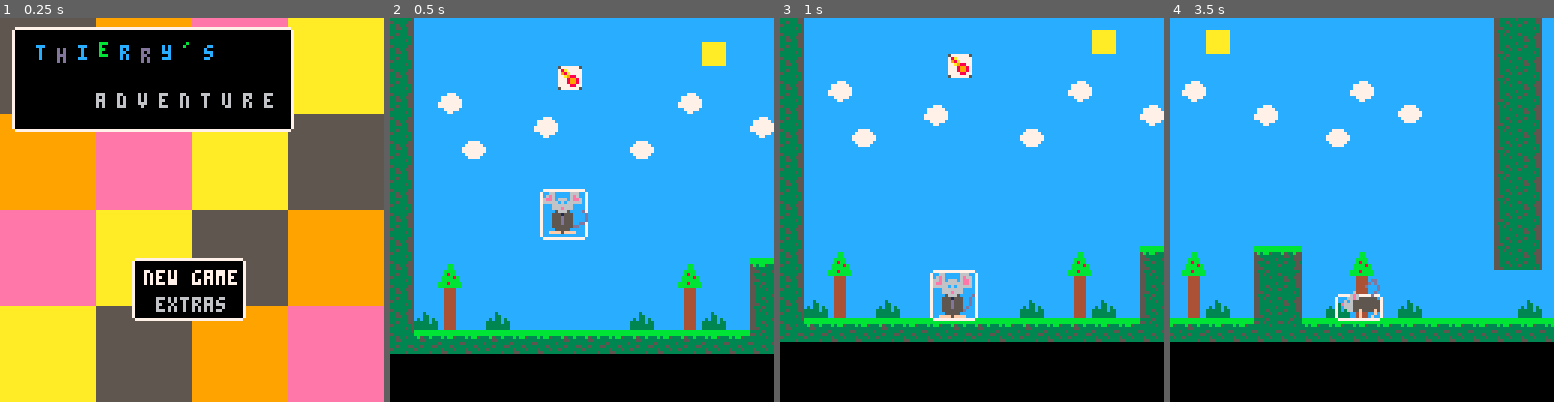
Above: before the commit, frames 1-4 (left to right).
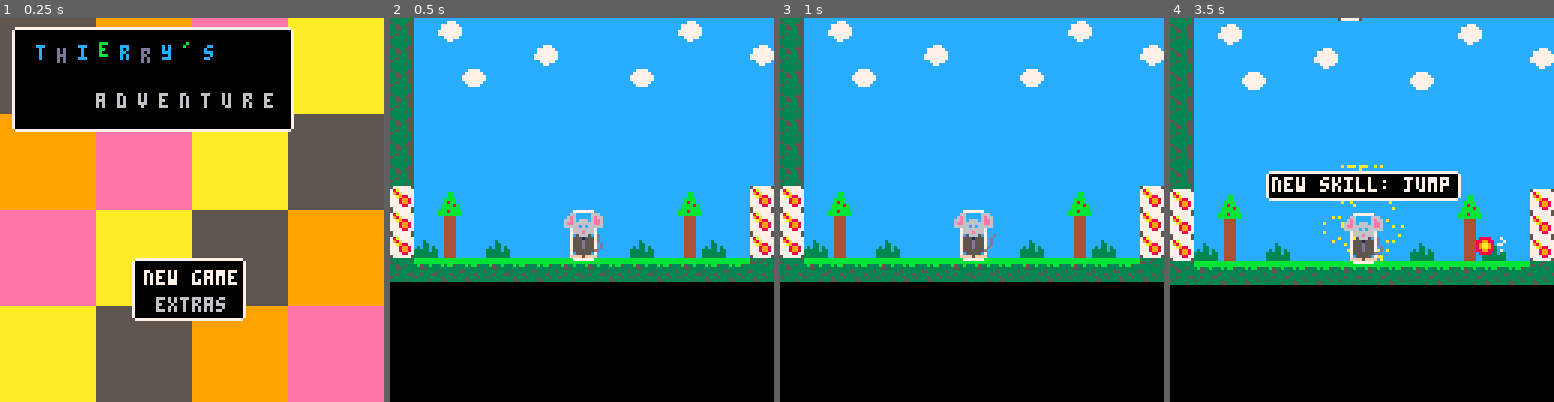
Above: after the commit, the same moments.

Repository: Theo-Fafet/ludum-dare-45
Game: PICO-8 cartridge ludum-dare-45.p8
Two runs of this game, one before a commit and one after it. Both use one fixed random seed, a clock stepped at 60 frames per second and the inputs below.
Inputs:
- Up to frame 1 (0.25 s): no input
- Up to frame 2 (0.5 s): tap X (X key) at 0.33 s
- Up to frame 3 (1 s): tap O (Z key) at 0.7 s
- Up to frame 4 (3.5 s): tap X (X key) at 1.07, 1.85, 2.97 s; hold Right 1.6-2.1 s; tap O (Z key) every 0.4 s from 1.7 to 3.3 s; hold Up 2.15-2.42 s; hold Right 2.47-3.03 s; hold Left from 3.08 s (still down)

Frame 1 is identical in both runs. In frame 2, 34% of the frame differs, in the area x 0-100%, y 0-88%; in frame 3, 31%; in frame 4, 43%, in the area x 0-100%, y 0-85%.

Commit message:
Improve player movement and bugs, level 1 part 1

Diff:
--- a/ludum-dare-45.p8
+++ b/ludum-dare-45.p8
@@ -109,7 +109,7 @@
 
     function init_player()
 		player={
-            box=box(level.spawn.x, level.spawn.y, 15, 16),
+            box=box(level.spawn.x, level.spawn.y, 8, 16),
 			anim={
 				idle=create_anim_w_by_h({0, 2, 4}, 2, 2, false, false, .5),
 				move_right=create_anim_w_by_h({6, 8, 10}, 2, 2, false, false, .5),
@@ -133,110 +133,117 @@
 			wall_jump_y=3,
 			max_run=3.5,
 			max_fall=6,
-			friction=0.6
+			friction=0.6,
+			can_jump=false, can_crouch=false, can_move=false,
+			dead=false, dead_time=0
         }
 	end
 
+	function player_col_right() return col_map(player.box, "right", 1, 1) end
+	function player_col_left() return col_map(player.box, "left", 1, 1) end
+	function player_col_up() return col_map(player.box, "up", 1, 1) end
+	function player_col_down() return col_map(player.box, "down", 1, 1) end
+
     function update_player()
-		player.speed.y += .5
-		if (player.ground and (btn(0) or btn(1) or (btn(3)))) then
-			player.crouch=true
+		if (not player.dead) then
+			local _crouch = player.crouch
+			player.speed.y += .5
+			if (player.can_crouch) then
+				if (player_col_down() and btn(3) or player.can_move and (btn(0) or btn(1))) then
+					player.crouch=true
+				else
+					player.crouch=false
+				end
+			end
+			if (not player_col_down()) then player.crouch = false end
+			if (player.crouch and not _crouch) then
+				player.box = abs_box(player.box.l-4, player.box.t+6, player.box.r+4, player.box.b)
+			elseif (not player.crouch and _crouch) then
+				player.box = abs_box(player.box.l+4, player.box.t-6, player.box.r-4, player.box.b)
+			end
+			if (player.can_move) then
+				if (btn(0) and not player_col_left()) then
+					player.flip=true
+					player.speed.x -= player.acc
+				elseif (btn(1) and not player_col_right()) then
+					player.flip=false
+					player.speed.x += player.acc
+				elseif (player_col_down())  then
+					player.speed.x *= player.friction
+				end
+			end
+			if (player.can_jump and btnp(2)) then
+				if (player_col_down() and not player_col_up()) then
+					player.speed.y = -player.jump
+					air_blow(player.box.l+8, player.box.b, 10, 2, 10, false)
+				elseif (player_col_right() and not player_col_up()) then
+					player.speed.x = -player.walljump_x
+					player.speed.y = -player.wall_jump_y
+					player.flip = true
+					air_blow(player.box.r, player.box.t+8, 2, 10, 10, false)
+				elseif (player_col_left() and not player_col_up()) then
+					player.speed.x = player.walljump_x
+					player.speed.y = -player.wall_jump_y
+					player.flip = false
+					air_blow(player.box.l, player.box.t+8, 2, 10, 10, false)
+				end
+			end
+			if player.speed.y > 0 then
+				player.speed.y=mid(-player.max_fall, player.speed.y, player.max_fall)
+				if player_col_down() then
+					player.speed.y=0
+					box_move(player.box, 0, -((player.box.b+1)%8)+1)
+				end
+			elseif( player.speed.y < 0) then
+				player.speed.y=mid(-player.max_fall, player.speed.y, player.max_fall)
+				if player_col_up() then
+					player.speed.y = 0
+				end
+			end
+
+			if (player.speed.x < 0 or btn(0)) then
+				player.speed.x = mid(-player.max_run, player.speed.x, player.max_run)
+				if (player_col_left() and player.speed.x < 0) then
+					player.speed.x = 0
+					--box_move(player.box, -((player.box.l+1)%8), 0)
+				end
+			elseif (player.speed.x > 0 or btn(1)) then
+				player.speed.x = mid(-player.max_run, player.speed.x, player.max_run)
+				if (player_col_right()) then
+					player.speed.x = 0
+					--box_move(player.box, -((player.box.r+1)%8), 0)
+				end
+			end
+
+			if (col_map(player.box, "left", 0b100, 1) or
+				col_map(player.box, "right", 0b100, 1) or
+				col_map(player.box, "up", 0b100, 1) or
+				col_map(player.box, "down", 0b100, 1))
+			then player_die() return end
+			box_move(player.box, player.speed.x, player.speed.y)
 		else
-			player.crouch=false
-		end
-		if (player.crouch) then
-			player.box.t = player.box.b-8
-		else
-			player.box.t = player.box.b-16
-		end
-		if (btn(0)) then
-			player.flip=true
-			player.right=false
-			player.speed.x -= player.acc
-		elseif (btn(1)) then
-			player.flip=false
-			player.left=false
-			player.speed.x += player.acc
-		elseif (player.ground)  then
-			player.speed.x *= player.friction
-		end
-		if (btnp(2) and player.ground and not player.ceil) then
-			player.speed.y = -player.jump
-			player.ground = false
-			air_blow(player.box.l+8, player.box.b, 10, 2, 10, false)
-		elseif (btnp(2) and player.right and not player.ceil) then
-			player.speed.x = -player.walljump_x
-			player.speed.y = -player.wall_jump_y
-			player.right = false
-			player.flip = true
-			air_blow(player.box.r, player.box.t+8, 2, 10, 10, false)
-		elseif (btnp(2) and player.left and not player.ceil) then
-			player.speed.x = player.walljump_x
-			player.speed.y = -player.wall_jump_y
-			player.left = false
-			player.flip = false
-			air_blow(player.box.l, player.box.t+8, 2, 10, 10, false)
-		end
-		if player.speed.y > 0 then
-			player.ceil=false
-			player.speed.y=mid(-player.max_fall, player.speed.y, player.max_fall)
-			if col_map(player.box, "down", 0b1, 1) then
-				player.speed.y=0
-				box_move(player.box, 0, -((player.box.b+1)%8)+1)
-				if (not player.ground) then
-					air_blow(player.box.l+8, player.box.b-1, 10, 2, 10, false)
-					player.ground=true
-				end
-			end
-		elseif( player.speed.y < 0) then
-			player.ground = false
-			player.speed.y=mid(-player.max_fall, player.speed.y, player.max_fall)
-			if col_map(player.box, "up", 0b1, 1) then
-				player.speed.y = 0
-				player.ceil=true
-			end
-		end
-
-
-
-		if (player.speed.x < 0) then
-			player.speed.x = mid(-player.max_run, player.speed.x, player.max_run)
-			if (col_map(player.box, "left", 0b1, 1)) then
-				player.speed.x = 0
-				box_move(player.box, -((player.box.l+1)%8)+1, 0)
-				if (not player.ground and not player.ceil) then
-					air_blow(player.box.l+1, player.box.t+8, 2, 10, 5, false)
-				end
-				player.left = true
-			end
-		elseif (player.speed.x > 0) then
-			player.speed.x = mid(-player.max_run, player.speed.x, player.max_run)
-			if (col_map(player.box, "right", 0b1, 1)) then
-				player.speed.x = 0
-				box_move(player.box, -((player.box.r+1)%8), 0)
-				if (not player.ground and not player.ceil) then
-					air_blow(player.box.r-1, player.box.t+8, 2, 10, 5, false)
-				end
-				player.right = true
-			end
-		end
-
-		box_move(player.box, player.speed.x, player.speed.y)
+			if (player.dead_time >= 0.5) then
+				progress.load()
+			end
+				player.dead_time+=1/30
+		end
 	end
 
 	function draw_player()
-		local b = player.box
-		draw_box(b)
-		if (player.ground) then
-			if (abs(player.speed.x) >= 1 and not player.flip) then draw_anim(b.l, b.t-8, player.anim.move_right)
-			elseif (abs(player.speed.x) >= 1 and player.flip) then draw_anim(b.l, b.t-8, player.anim.move_left)
-			elseif (player.crouch) then
-				if (player.flip) then draw_anim(b.l, b.t, player.anim.crouch_left)
-				else draw_anim(b.l, b.t, player.anim.crouch_right) end
-			else draw_anim(b.l, b.t, player.anim.idle) end
-		elseif (player.left and not player.ceil) then draw_anim(b.l, b.t, player.anim.wall_left)
-		elseif (player.right and not player.ceil) then draw_anim(b.l, b.t, player.anim.wall_right)
-		else draw_anim(b.l, b.t, player.anim.jump) end
+		if (not player.dead) then
+			local b = player.box
+			draw_box(b)
+			if (player_col_down()) then
+				if (btn(1) and not player.flip) then draw_anim(b.l, b.b-16, player.anim.move_right)
+				elseif (btn(0) and player.flip) then draw_anim(b.l, b.b-16, player.anim.move_left)
+				elseif (player.crouch) then
+					if (player.flip) then draw_anim(b.l, b.t+2, player.anim.crouch_left)
+					else draw_anim(b.l, b.t+2, player.anim.crouch_right) end
+				else draw_anim(b.l-3, b.t, player.anim.idle) end
+			elseif (player_col_left()) then draw_anim(b.l, b.t, player.anim.wall_left)
+			elseif (player_col_right()) then draw_anim(b.l-8, b.t, player.anim.wall_right)
+			else draw_anim(b.l-3, b.t, player.anim.jump) end
+		end
 	end
 
 	function try_kill_player(cols)
@@ -250,7 +257,8 @@
 	function player_die()
 		cam_shake(5, 5, .2, 10, 10)
 		blood(box_center(player.box), btn(0,2))
-		init_player()
+		player.dead = true
+		player.dead_time=0
 	end
 
 	function hit_player(b)
@@ -264,13 +272,15 @@
 
 	function col_map(b,dir,m, d)
 		local c = {}
-
-		if dir=="left"      then c = abs_box(b.l-d, b.t+1, b.l, b.b-1)
-		elseif dir=="right" then c = abs_box(b.r, b.t+1, b.r+d, b.b-1)
-		elseif dir=="up"    then c = abs_box(b.l+1, b.t-d, b.r-1, b.t)
-		else c = abs_box(b.l+1, b.b, b.r-1, b.b+d) end
-		--if (dir=="down") return true
-		return hit_map(c, m)
+		local r=false
+		for i=0,d,1 do
+			if dir=="left"      then c = abs_box(b.l-i, b.t+2, b.l, b.b-2)
+			elseif dir=="right" then c = abs_box(b.r, b.t+2, b.r+i, b.b-2)
+			elseif dir=="up"    then c = abs_box(b.l+2, b.t-i, b.r-2, b.t)
+			else c = abs_box(b.l+2, b.b, b.r-2, b.b+i) end
+			r = r or hit_map(c, m)
+		end
+		return r
 	end
 
 	function hit_map(b, m)
@@ -292,7 +302,7 @@
 
     function update_camera()
 		local x= mid(0, box_center(player.box).x-64, 1024)
-		local y= mid(level.top_y*8, box_center(player.box).y-64, level.bot_y)
+		local y= player.box.b-80
 		if (cam.shake.t > 0) then
 			cam.shake.x += cam.shake.px * cos(0.5 * cam.shake.fx * cam.shake.t)
 			cam.shake.y += cam.shake.py * sin(0.5 * cam.shake.fy * cam.shake.t)
@@ -306,7 +316,8 @@
 	end
 
 	function draw_camera()
-		camera(cam.x+cam.shake.x,cam.y+cam.shake.y)
+		--camera(cam.x+cam.shake.x,cam.y+cam.shake.y)
+		camera(cam.x,cam.y)
 		cls()
 
 	end
@@ -574,13 +585,11 @@
 	end
 
 	function update_fire_ball(fb)
-		for _,c in pairs(fb.cols.masks) do
-			if (hit_map(fb.box, 0b1) or hit_player(fb.box)) then
-				explosion(box_center(fb.box), 6, 1.5, 10, false)
-				del(props, fb)
-				cam_shake(1, 1, .1, 5, 5)
-				return
-			end
+		if (hit_map(fb.box, 0b1) or hit_player(fb.box)) then
+			explosion(box_center(fb.box), 6, 1.5, 10, false)
+			del(props, fb)
+			cam_shake(1, 1, .1, 5, 5)
+			return
 		end
 		explosion(box_center(fb.box), 12, 1, 5, false)
 		box_move(fb.box, fb.speed.x, fb.speed.y)
@@ -796,15 +805,18 @@
 
 -->8
 --> LEVELS
+	progress = {}
 	level = {}
-	function load_level(top_y, bot_y, spawn_x, spawn_y, update, draw)
+	function load_level(spawn_x, spawn_y, update, draw)
 		in_game=true
 		props={}
 		particles={}
-		level = {top_y=top_y, bot_y=bot_y, spawn={x=spawn_x, y=spawn_y}, update=update, draw=draw}
+		level = {spawn={x=spawn_x, y=spawn_y}, update=update, draw=draw}
 
 		init_player()
 		init_camera()
+		cam.x=player.box.l
+		cam.y=player.box.t
 	end
 
 	function update_level()
@@ -824,22 +836,80 @@
 	end
 
 	function load_level_1()
-		load_level(-5, 13, 50, 60, nil, nil)
-		-- ball_thrower(1, 13, 8, -8, {new_timer(5, .25, 5), new_timer(3, .1, 80), new_timer(3, .5, 2)})
-		-- ball_thrower(14, 13, -8, -8, {new_timer(5, .25, 5), new_timer(3, .1, 80), new_timer(3, .5, 2)})
-
-		-- ball_thrower(3, 13, 2, -15, {new_timer(18, .2, 50)})
-		-- ball_thrower(4, 13, 2, -10, {new_timer(18.1, .2, 50)})
-		-- ball_thrower(5, 13, 2, -10, {new_timer(18.1, .2, 50)})
-		-- ball_thrower(6, 13, 2, -10, {new_timer(18.1, .2, 50)})
-
-		-- ball_thrower(12, 13, -2, -15, {new_timer(18.2, .2, 50)})
-		-- ball_thrower(11, 13, -2, -15, {new_timer(18.2, .2, 50)})
-		-- ball_thrower(10, 13, -2, -15, {new_timer(18.2, .2, 50)})
-		-- ball_thrower(9, 13, -2, -10, {new_timer(18.3, .2, 50)})
-
-	end
-
+		progress.load=load_level_1
+		load_level(60, 100, update_level_1, nil)
+		level.t=0
+	end
+
+	function update_level_1()
+		if (level.finished == nil) then
+			if (level.t==30) then
+				stars(box_center(player.box), "new skill: jump")
+				player.can_jump=true
+			end
+
+			if (level.t==8*30) then
+				stars(box_center(player.box), "new skill: crouch")
+				player.can_crouch=true
+			end
+
+			if (level.t==17*30) then
+				stars(box_center(player.box), "new skill: move")
+				player.can_move=true
+			end
+
+			if (level.t >= 3*30 and level.t <= 30*30) then
+				local y1 = 12.8*8
+				local y2 = 11.8*8
+				local y3 = 10.8*8
+				local x1 = 11
+				local x2 = 13.5*8
+				if (level.t==2*30) then fire_ball(x1, y1, 2, 0) -- jump
+				elseif (level.t==3*30) then fire_ball(x2, y1, -2, 0)
+				elseif (level.t==4*30) then fire_ball(x2, y2, -2, 0)
+				elseif (level.t==6*30) then fire_ball(x1, y1, 2, 0) fire_ball(x2, y2, -2, 0)
+				elseif (level.t==10*30) then  fire_ball(x1, y2, 2, 0) fire_ball(x2, y3, -2, 0)-- crouch
+				elseif (level.t==12*30) then  fire_ball(x2, y2, -2, 0) fire_ball(x2, y1, -2, 0)
+				elseif (level.t==14*30) then  fire_ball(x1, y2, 2, 0) fire_ball(x1, y3, 2, 0) fire_ball(x2, y2, -2, 0) fire_ball(x2, y3, -2, 0)
+				end
+			end
+
+			if (level.notice_wall_jump==nil and player.box.l >= 23*8) then
+				stars(box_center(player.box), "new skill: wall jump")
+				level.notice_wall_jump=true
+			end
+		end
+		if (level.finished==nil and is_in_box(122*8, 11*8, player.box)) then
+			stars({x=122*8, y=11*8}, "level complete!")
+			level.finished=true
+			level.t=0
+		end
+
+		if (level.finished==true and level.t >=3*30) load_level_2()
+
+		level.t+=1
+		printui(level.t,0,0,7)
+	end
+
+	function load_level_2()
+		progress.load=load_level_2
+		load_level(4*8, 30*8, nil, nil)
+
+		player.can_jump=true
+		player.can_crouch=true
+		player.can_move=true
+		level.t=0
+	end
+
+	function load_level_3()
+		progress.load=load_level_3
+		load_level(4*8, 50*8, nil, nil)
+
+		player.can_jump=true
+		player.can_crouch=true
+		player.can_move=true
+		level.t=0
+	end
 
 
 __gfx__
@@ -970,9 +1040,9 @@
 5445454545454545454545454545454545454545454545454553544545455354454545454545454545454545454545454545454545454545454545454545454545454545454545454545454545454545454545454545454545454545455345455445455345455345455445455345455345454545454545454545454545454553
 5445454545454545454545454545454545454545454545454553544545455354454545454545454545454545454545454545454545454545404040454545454545454545454545454545454345454545454445454545454545454545455345455445455345455345455445455345455345454545454545454545454545454553
 5445454545454545454545454545454545454545454545454553544545455354454545454545454545454545454545454545454545454545535054454545656545454545454545454545435445454545455344454545454545454545455345455445455345455345455445455345455345454545454545454545282945454553
-5445654545454545454545456545454344454565454545454553544565455354454545654545454545454545654545454545454545454545535054454545757545454545454545454543505445454545455350444545454545454545456262626245455345455345655445455345456262626245454545454545383945454553
-5445754545454545454545457545455354454575454545454545454575455354454545754545454545454545754545454245454545454545535054454545666645454545454545454350505445454545455350504445454545454545454545454545455345454545754545456045454545454545454545454545454545454553
-5476664576454545454576456676455354457666457645454545764566765354454576664545454545457645667645425042764545457645535054457645666645764545454576435050505445454576455350505044457645454545764545457645455345457645667645455345454545457645454576454545454545454553
+6045654545454545454545456545456044454565454545454553544565455354454545654545454545454545654545454545454545454545535054454545757545454545454545454543505445454545455350444545454545454545456262626245455345455345655445455345456262626245454545454545383945454553
+6045754545454545454545457545456054454575454545454545454575455354454545754545454545454545754545454245454545454545535054454545666645454545454545454350505445454545455350504445454545454545454545454545455345454545754545456045454545454545454545454545454545454553
+6076664576454545454576456676456054457666457645454545764566765354454576664545454545457645667645425042764545457645535054457645666645764545454576435050505445454576455350505044457645454545764545457645455345457645667645455345454545457645454576454545454545454553
 5040414140414140404140424041425151424242424242424242424242435150424342424342424242424342434242505050424242404042515050424042404240404040404041505050505040414040415151515151414141404140414140414041415140414040414141405141404140414140414140404041414041404151
 4f4f4f4f4f242424242424242424242424242400000000000000000000000000000000000000000000000000000000000000000000000000000000000000000000000000000000000000000000000000000000000000000000000000000000000000000000000000000000000000000000000000000000000000000000000000
 0000000000000000000000000000000000000000000000000000000000000000000000000000000000000000000000000000000000000000000000000000000000000000000000000000000000000000000000000000000000000000000000000000000000000000000000000000000000000000000000000000000000000000
